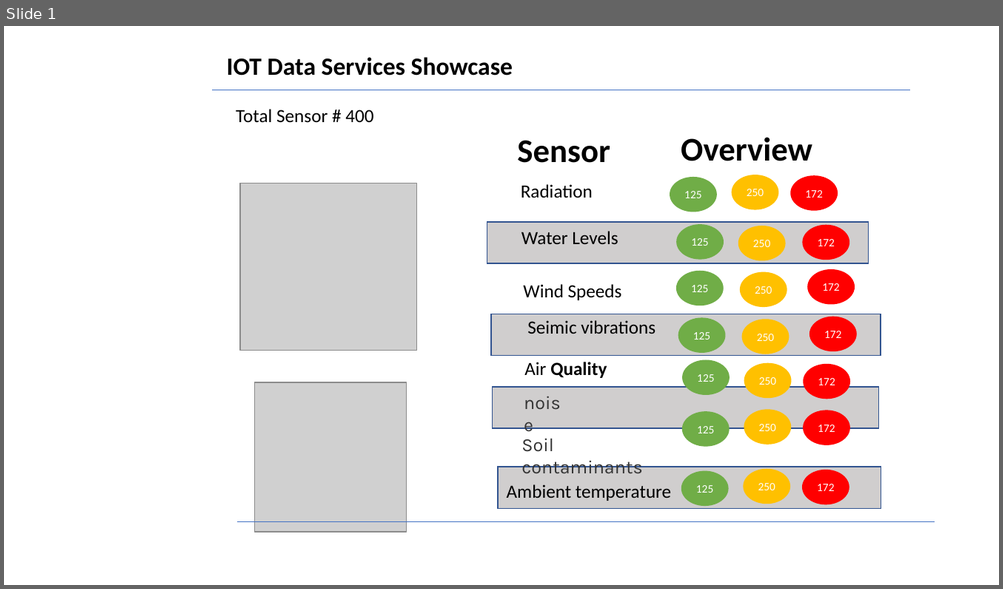
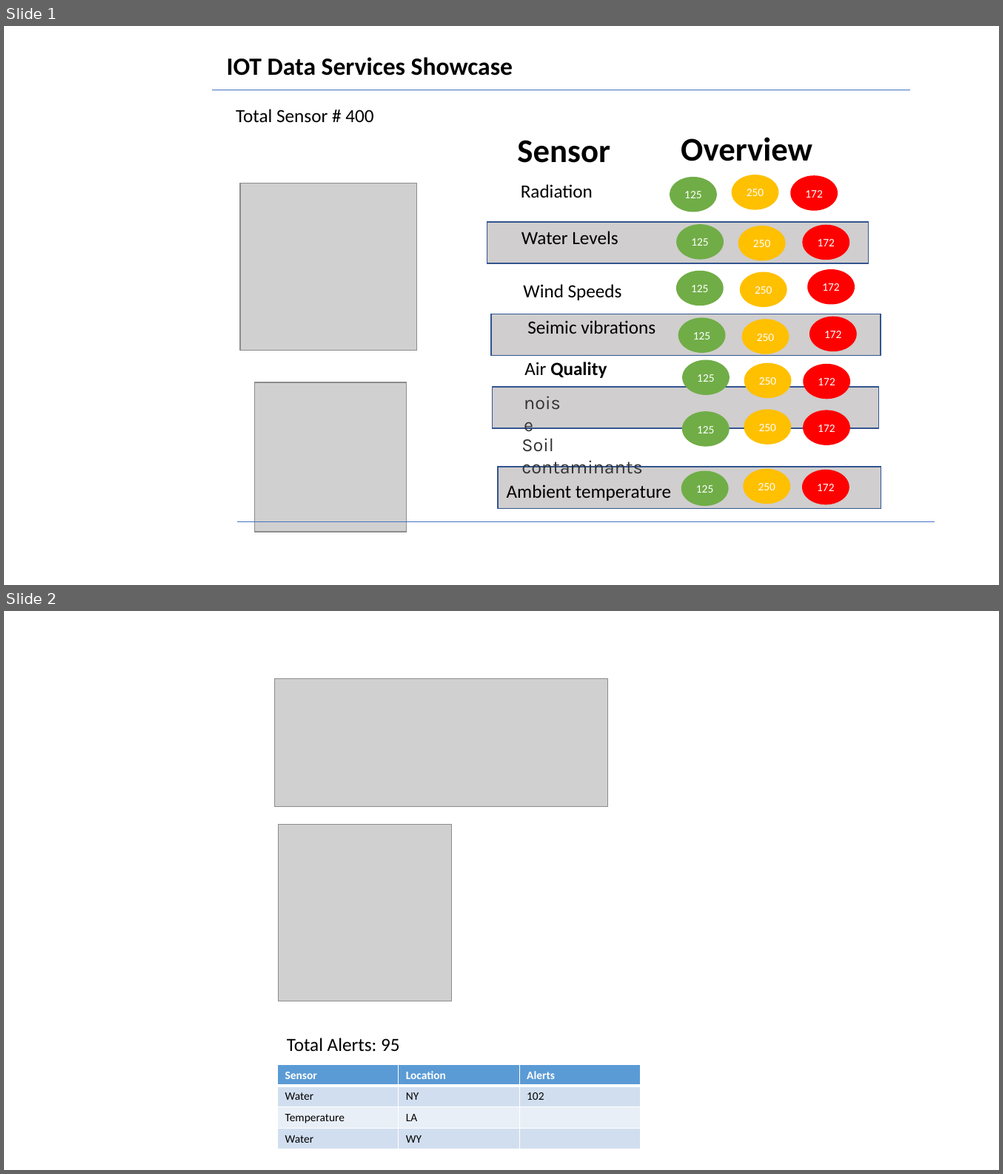
Before and after one commit to ggreen/iot-sensor-events-showcase, a slide deck: docs/concepts/dashboard-wireframe.pptx. Shown one above the other, each under a label of ours: slide 1 before the commit, slides 1 and 2 after it. The pictures are 1003x589 and 1003x1174 pixels, drawn with LibreOffice and Linux fonts; fonts in the diff are those of the drawing; grey boxes stand for pictures. Boxes give left, top, right and bottom in pixels: in the first picture for what was removed or moved away, otherwise in the second. Text is boxed around its words. In the diff, an @@ line names an element or a change of style, - is before the commit and + after.

```diff
--- a/docs/concepts/dashboard-wireframe.pptx
+++ b/docs/concepts/dashboard-wireframe.pptx
@@ slide 2 added at (4,611,999,1170), background #FFFFFF @@
@@ picture added at (274,679,608,807) @@
@@ picture added at (279,824,452,1001) @@
@@ text added at (287,1038,400,1052), 18 pt, text #000000 @@
+Total Alerts: 95
@@ table added at (278,1065,640,1150), 4 rows, 3 columns @@
+Sensor | Location | Alerts
+Water | NY | 102
+Temperature | LA | 
+Water | WY | 
```
Also in this commit, not shown: 10 other files.
